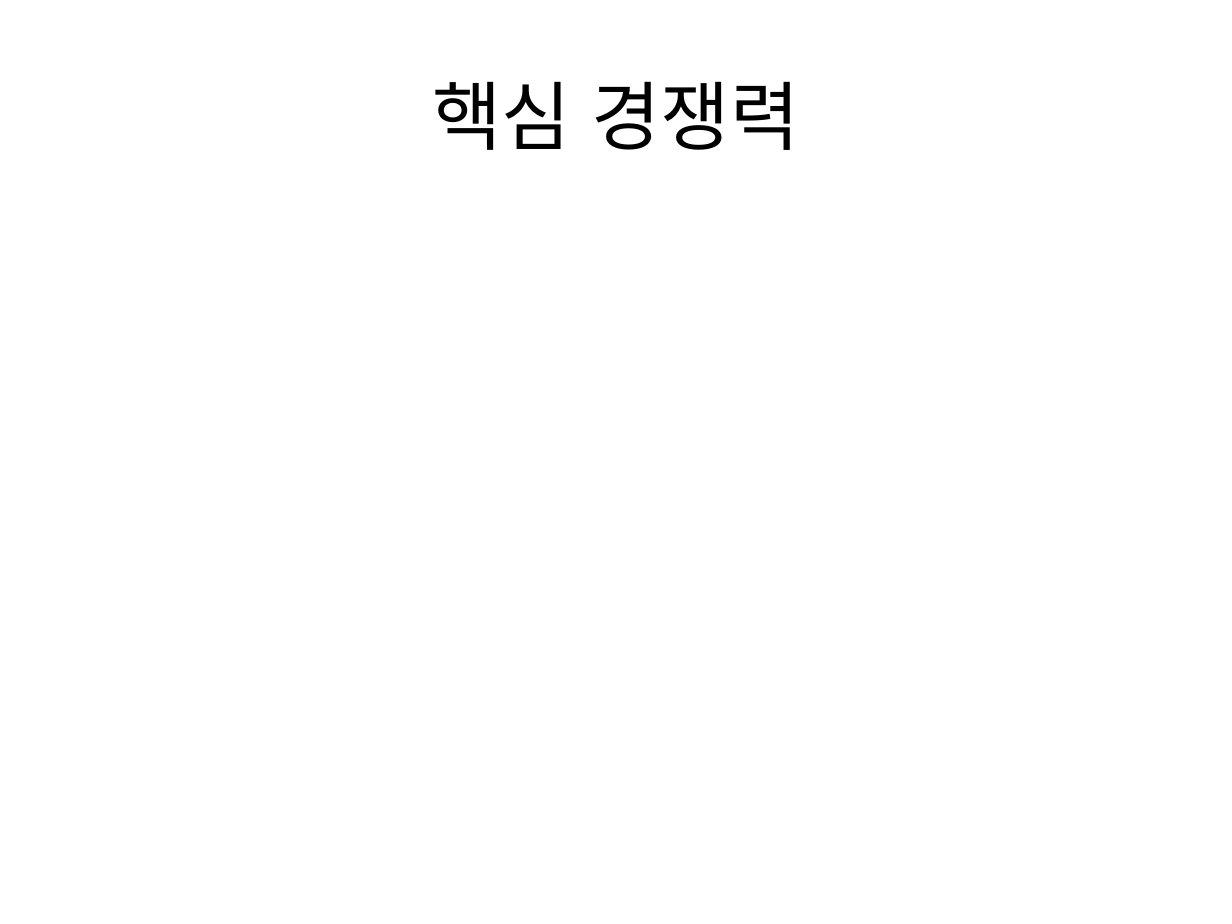
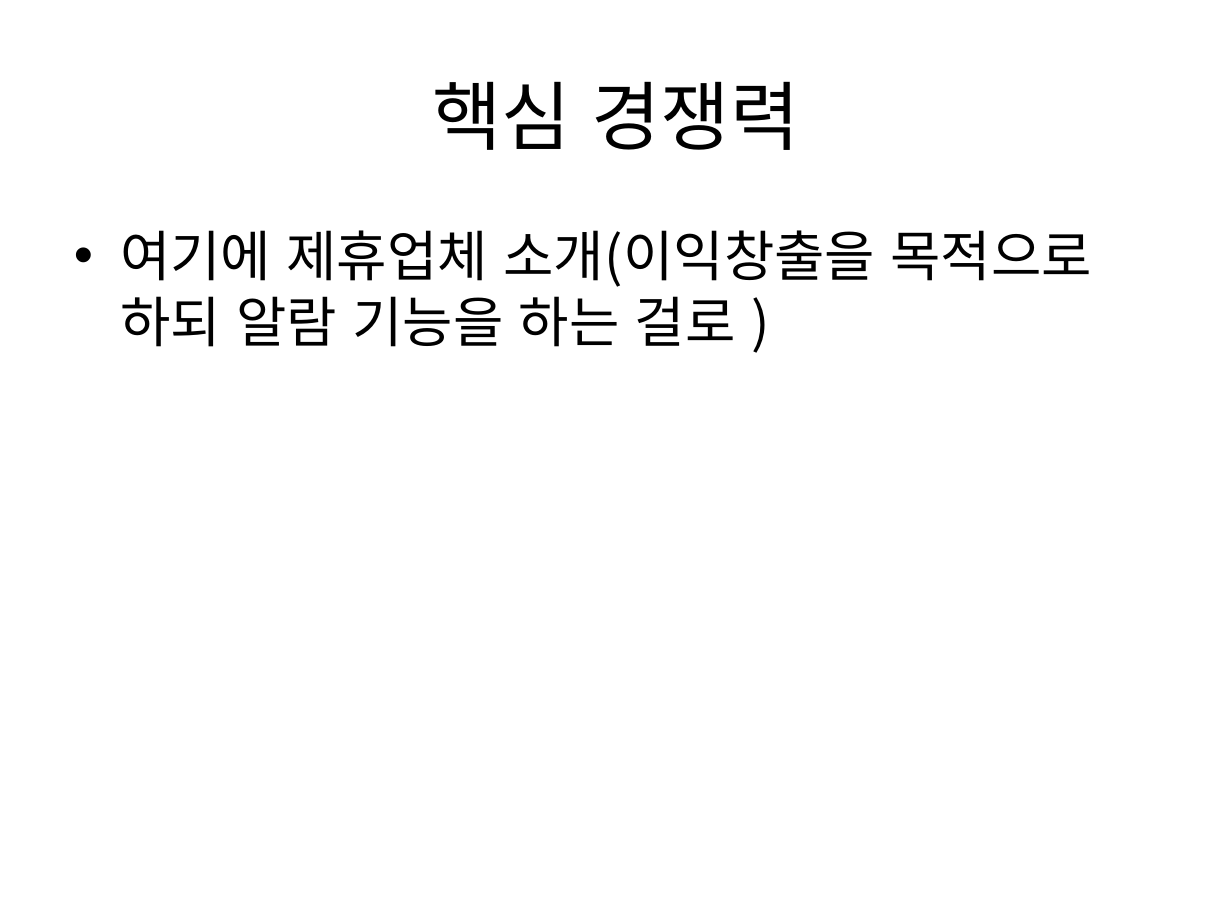
Before and after one commit to pasongsj/ideatone, a slide deck: slide 6 of ideatoneppt.pptx. Drawn at 1232x924 pixels with LibreOffice and Linux fonts; fonts in the diff are those of the drawing. Boxes give left, top, right and bottom in pixels: in the first picture for what was removed or moved away, otherwise in the second. Text is boxed around its words. In the diff, an @@ line names an element or a change of style, - is before the commit and + after.

```diff
--- a/ideatoneppt.pptx
+++ b/ideatoneppt.pptx
@@ text added at bbox=[120, 230, 1093, 347], 32 pt, text #000000 @@
+• 여기에 제휴업체 소개(이익창출을 목적으로 하되 알람 기능을 하는 걸로 )
```
Also in this commit, not shown: 3 other slides changed.
